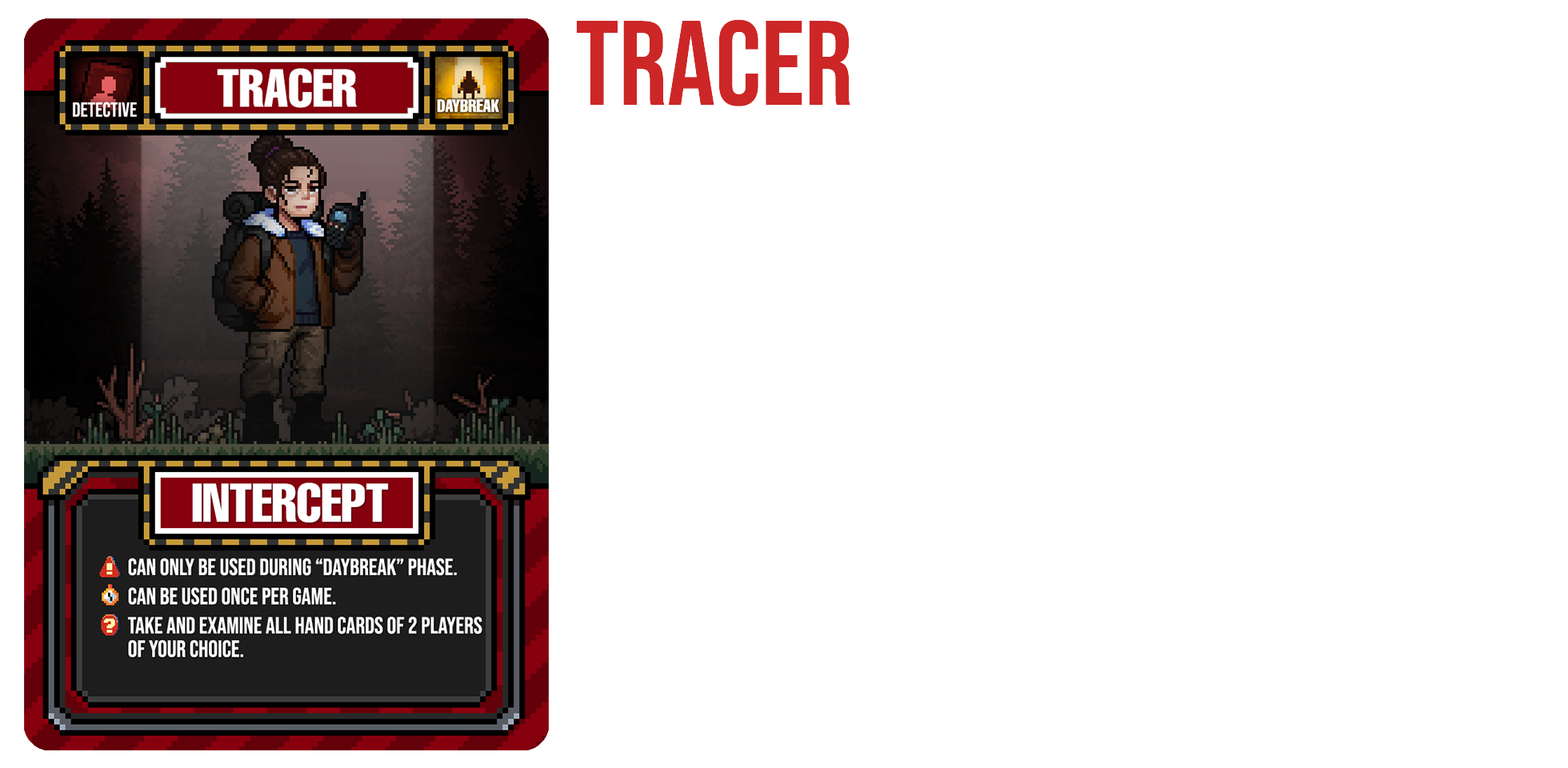
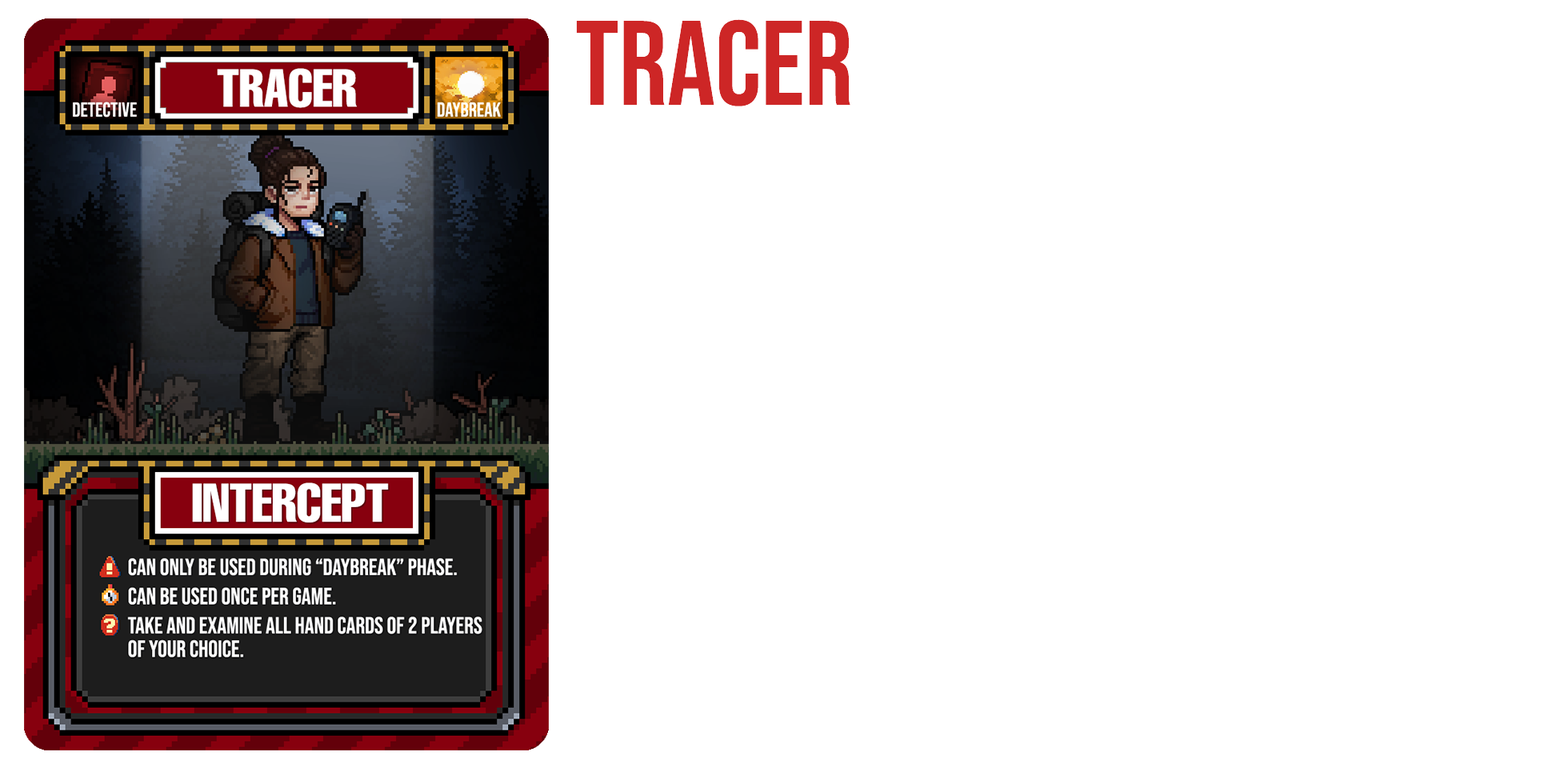
Layered file, before and after one edit (1568 × 768). Changes by layer:
painted on "Layer 5" over bbox(24, 56, 549, 436)